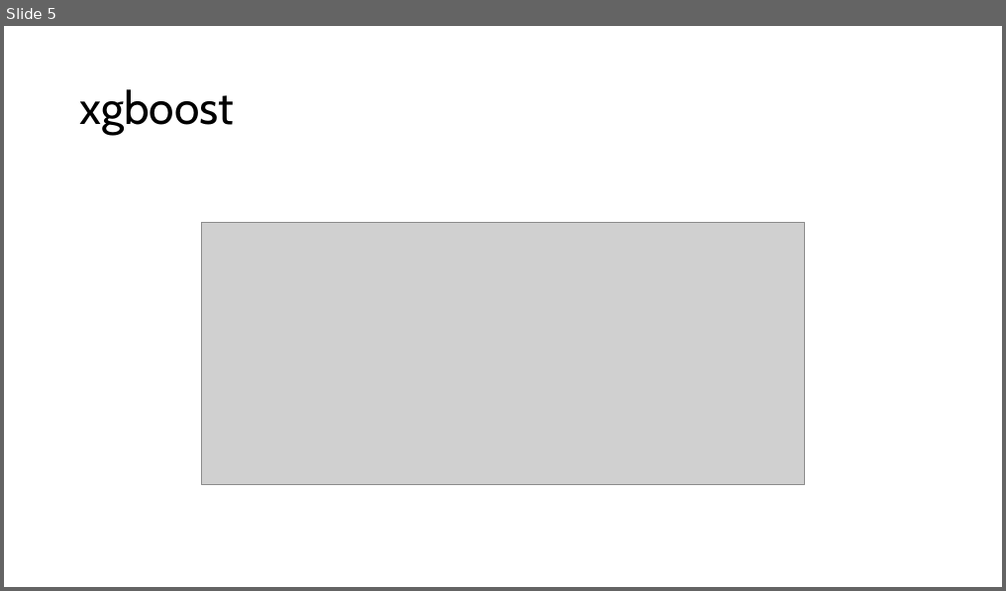
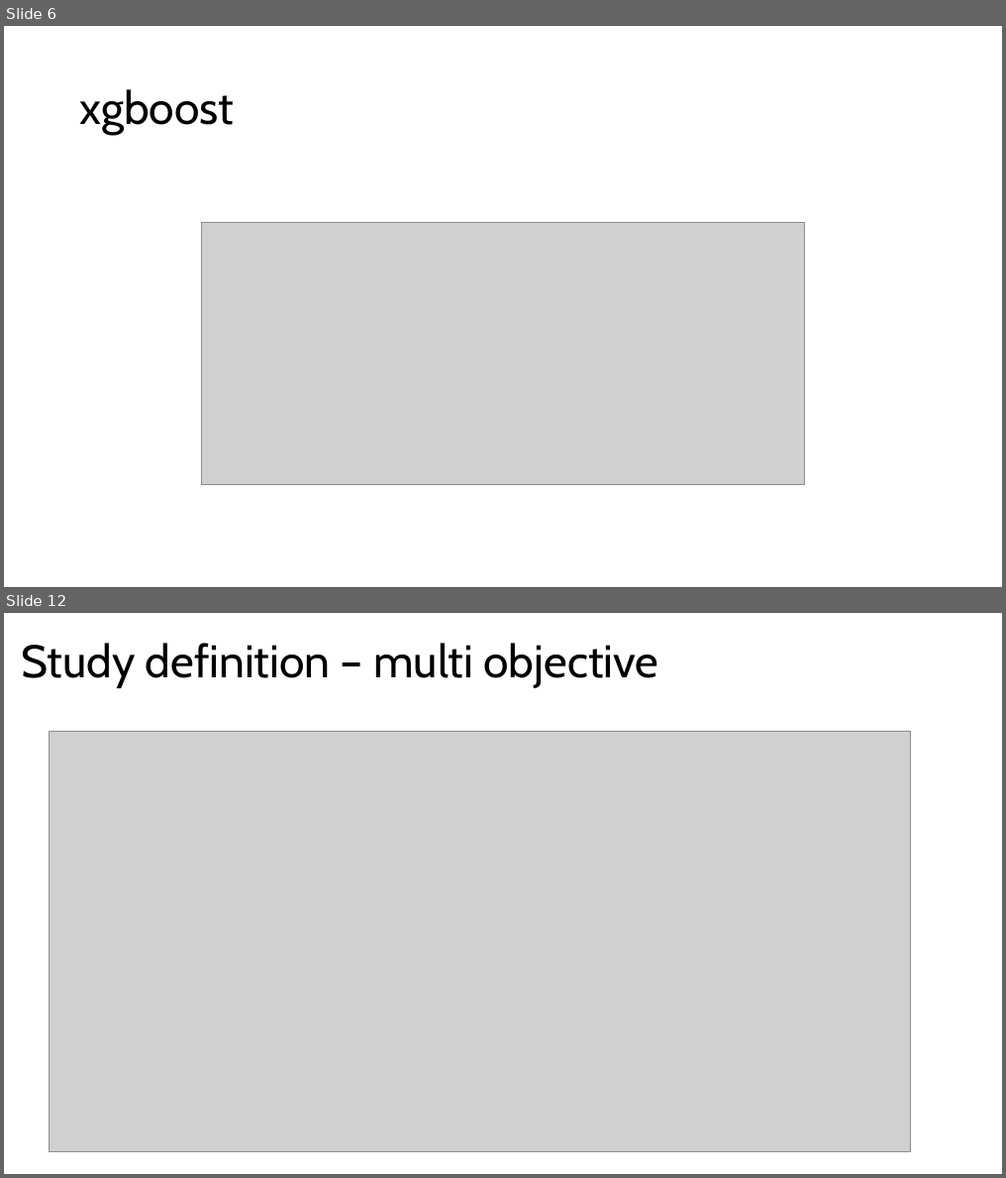
Before and after one commit to amitsaha/optuna-demo, a slide deck: Hyperparameter optimization using Optuna.pptx. Shown one above the other, each under a label of ours: slide 5 before the commit, slides 6 and 12 after it; the slides between them are not shown. The pictures are 1006x591 and 1006x1178 pixels, drawn with LibreOffice and Linux fonts; fonts in the diff are those of the drawing; grey boxes stand for pictures. Boxes give left, top, right and bottom in pixels: in the first picture for what was removed or moved away, otherwise in the second. Text is boxed around its words. In the diff, an @@ line names an element or a change of style, - is before the commit and + after.

```diff
--- a/Hyperparameter optimization using Optuna.pptx
+++ b/Hyperparameter optimization using Optuna.pptx
@@ slide 12 added at (4, 613, 1002, 1174), background #FFFFFF @@
@@ title added at (21, 643, 659, 687), 44 pt, text #000000 @@
+Study definition – multi objective
@@ picture added at (50, 731, 911, 1152) @@
@@ what was slide 5 is now slide 6 @@
```
Also in this commit, not shown: 5 slides changed, 5 other slides added, 3 slides removed, 2 other files.
